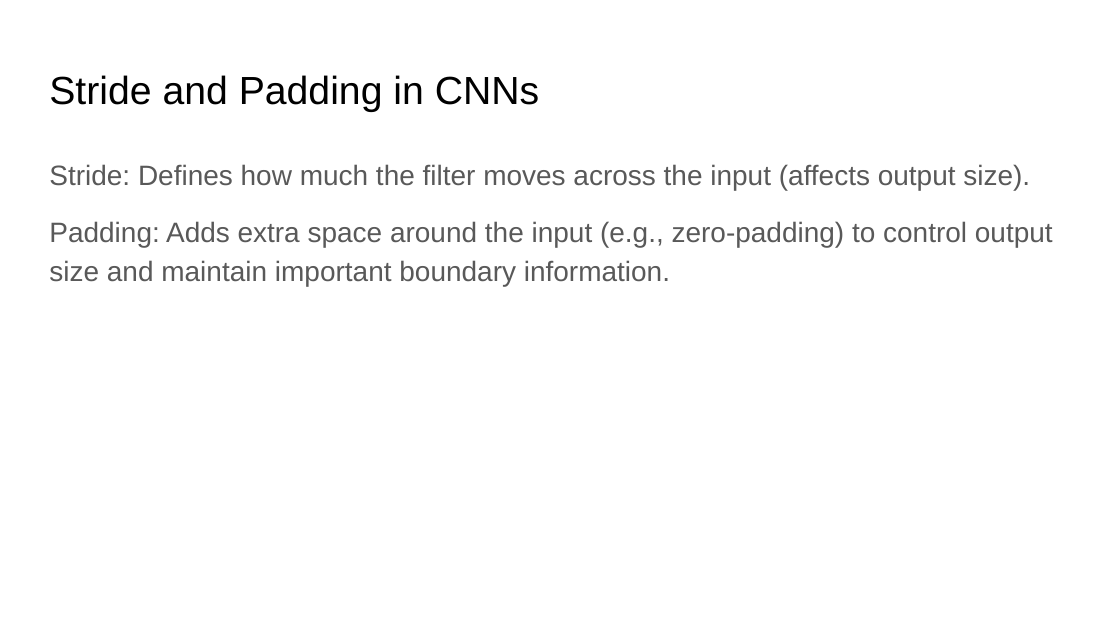
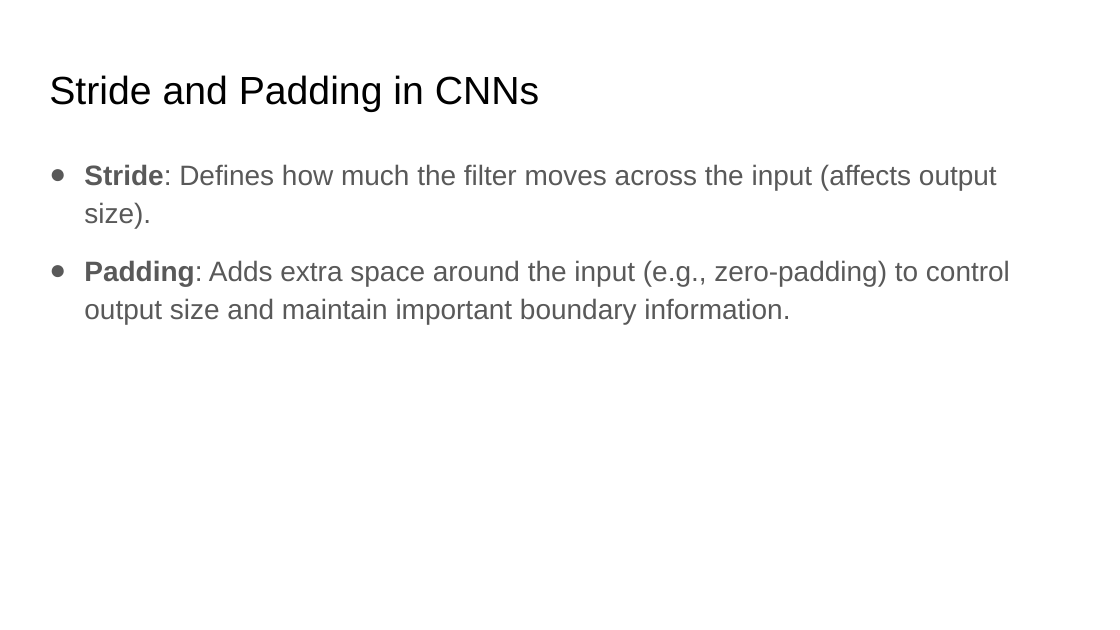
Before and after one commit to xserra/audio-coding-materials, a slide deck: slide 9 of lectures/6. Neural audio compression.pptx. Drawn at 1120x630 pixels with LibreOffice and Linux fonts; fonts in the diff are those of the drawing. Boxes give left, top, right and bottom in pixels: in the first picture for what was removed or moved away, otherwise in the second. Text is boxed around its words. In the diff, an @@ line names an element or a change of style, - is before the commit and + after.

```diff
--- a/lectures/6. Neural audio compression.pptx
+++ b/lectures/6. Neural audio compression.pptx
@@ text "Stride: Defines how much the ..." at (84, 164, 1010, 325): bold on in "Stride:", "Padding:"; bullet none to ● @@
```
Also in this commit, not shown: 8 other slides changed, 2 slides added.
